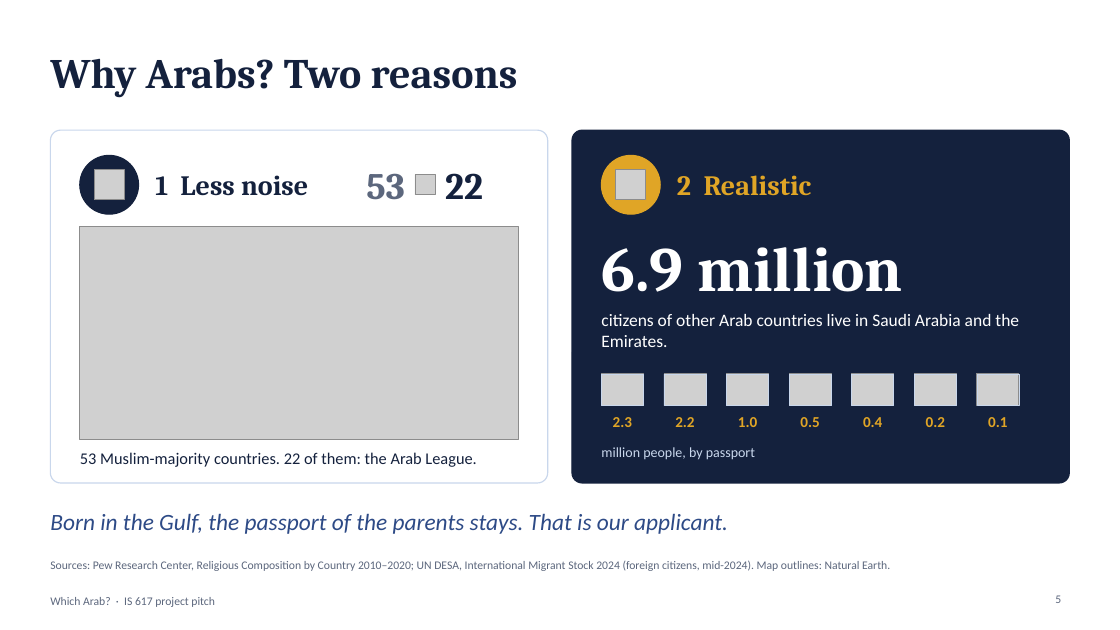
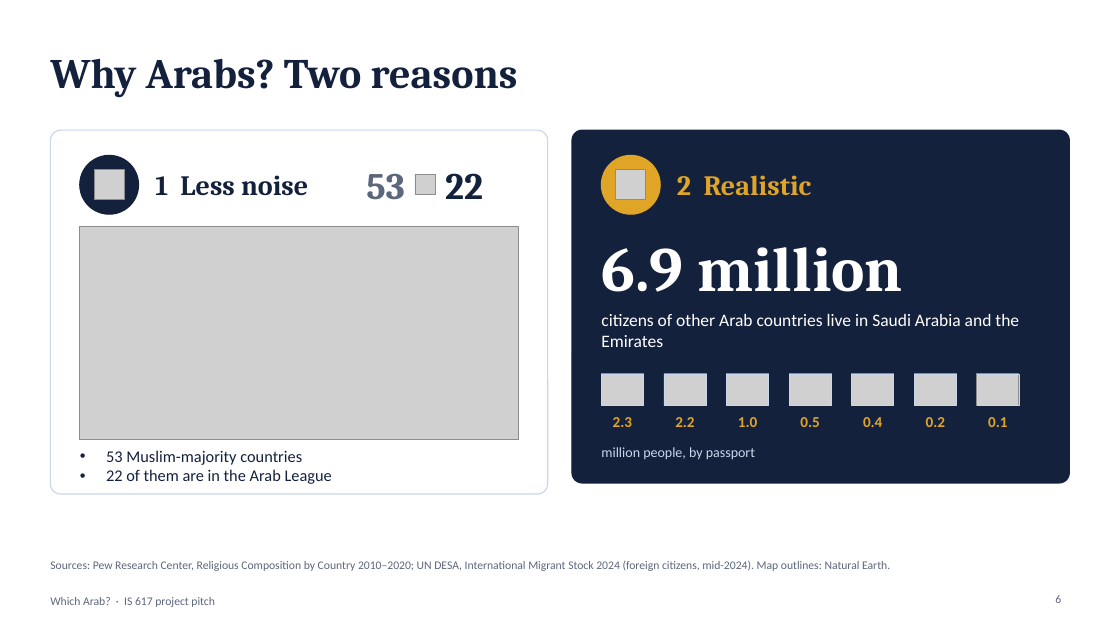
Before and after one commit to BlackSamuron0305/IS617-LLM4ES-WORK, a slide deck: slide 6 of paper/first_presentation/pitch_v8.pptx (slide 5 before the commit). Drawn at 1120x630 pixels with LibreOffice and Linux fonts; fonts in the diff are those of the drawing; grey boxes stand for pictures. Boxes give left, top, right and bottom in pixels: in the first picture for what was removed or moved away, otherwise in the second. Text is boxed around its words. In the diff, an @@ line names an element or a change of style, - is before the commit and + after.

```diff
--- a/paper/first_presentation/pitch_v8.pptx
+++ b/paper/first_presentation/pitch_v8.pptx
@@ rounded rectangle: place and size @@
-rounded rectangle at <box>50,130,548,483</box>
+rounded rectangle at <box>50,130,548,494</box>
@@ text at <box>601,314,1019,347</box>: text changed @@
-citizens of other Arab countries live in Saudi Arabia and the Emirates.
+citizens of other Arab countries live in Saudi Arabia and the Emirates
@@ text at <box>106,450,332,484</box>: text changed @@
-53 Muslim-majority countries. 22 of them: the Arab League.
+• 53 Muslim-majority countries
+• 22 of them are in the Arab League
@@ text removed at <box>50,513,728,534</box> @@
-Born in the Gulf, the passport of the parents stays. That is our applicant.
@@ page number at <box>1055,595,1061,603</box>: text changed @@
-5
+6
```
Also in this commit, not shown: 8 other slides changed, 1 slide added.
